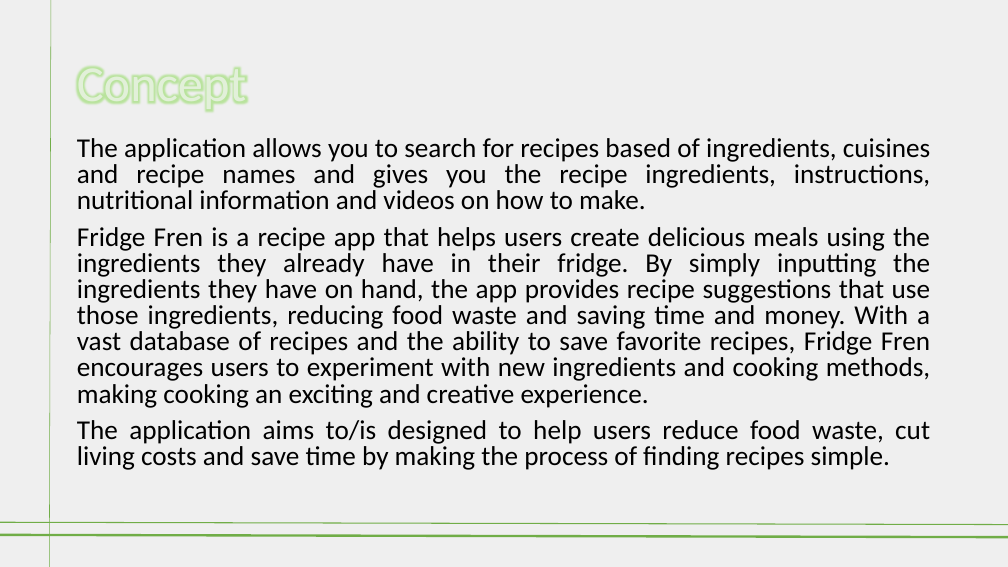
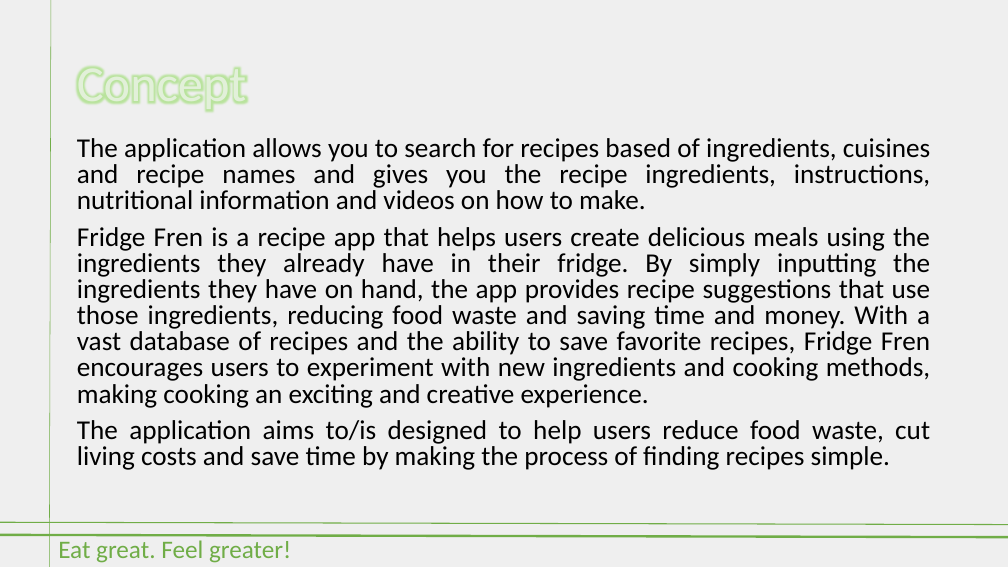
Before and after one commit to stanno03/Fridge-Fren, a slide deck: slide 3 of Fridge Fren.pptx. Drawn at 1008x567 pixels with LibreOffice and Linux fonts; fonts in the diff are those of the drawing. Boxes give left, top, right and bottom in pixels: in the first picture for what was removed or moved away, otherwise in the second. Text is boxed around its words. In the diff, an @@ line names an element or a change of style, - is before the commit and + after.

```diff
--- a/Fridge Fren.pptx
+++ b/Fridge Fren.pptx
@@ text added at [58, 540, 291, 563], 24 pt, text #70AD47 @@
+Eat great. Feel greater!
```
Also in this commit, not shown: 10 other slides changed.
